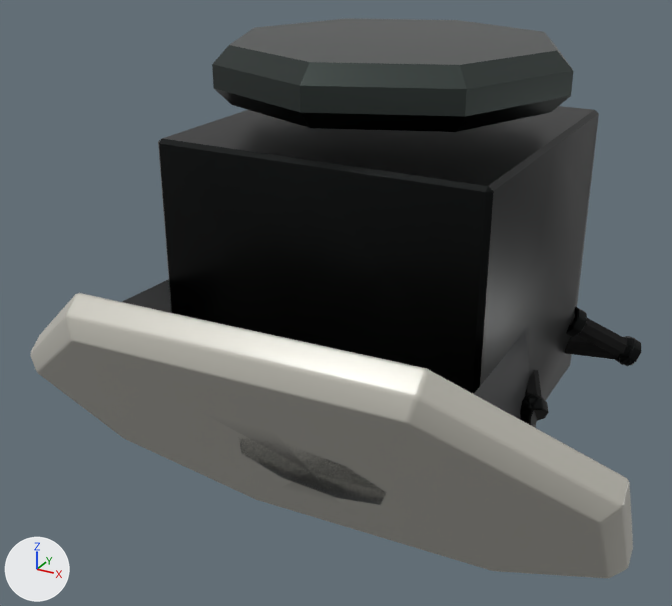
One commit to the glTF model assets/export/models/bastion.carrier_back_left.glb: the scene before it, then after it.
The view is the same before and after, from a camera (50 mm lens) standing at (1.011, -2.133, 0.923) and looking at (-0.067, -0.172, -0.057). The axes (+X, +Y, +Z) are drawn at lower left. The lights are the same throughout. The picture after the commit comes second.
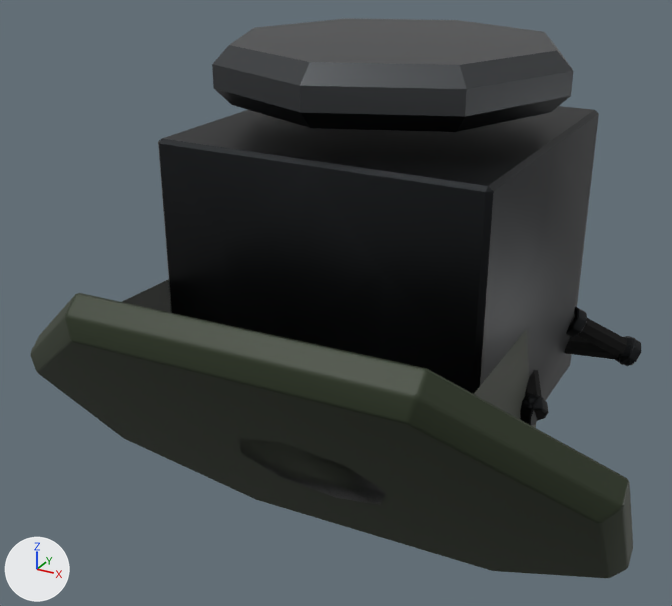
The newer file is also rescaled (x4.5) as a whole; pictures and numbers use the older file's frame.

Location of each change, [x1, y1, x2, y2] in pixels of the pictures (672 x 606 px):
'Mesh_0', surface changed (darker)
    both: [31, 52, 633, 578]

Edits to the bpy script that builds the scene:
```text
Change mat_armor:
    where n0 = _N.new('ShaderNodeBsdfPrincipled'); n0.name = 'Principled BSDF'
    n0.inputs[2].default_value: 0.35 -> 0.55  # 'Roughness'
    where n2 = _N.new('ShaderNodeMix'); n2.name = 'Mix'
    n2.inputs[7].default_value: (0.57, 0.554, 0.492, 1.0) -> (0.0245, 0.0363, 0.0153, 1.0)  # 'B', light grey #c7c4ba -> 'B', dark green #2b3621
```
